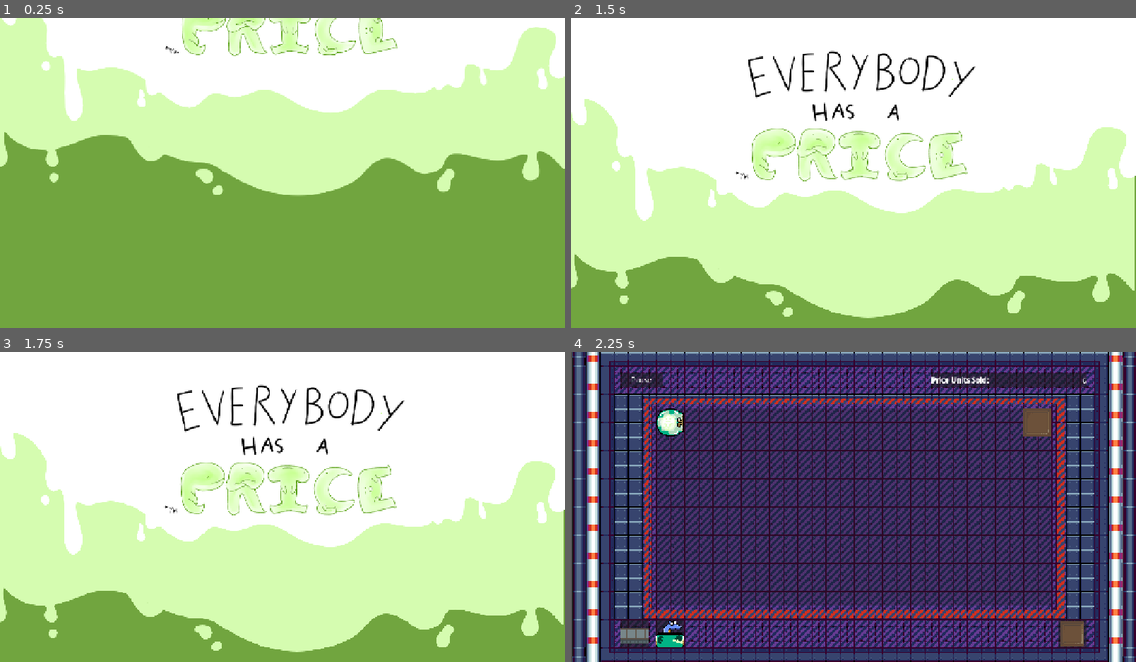
Above: before the commit, frames 1-4 (two rows, left to right).
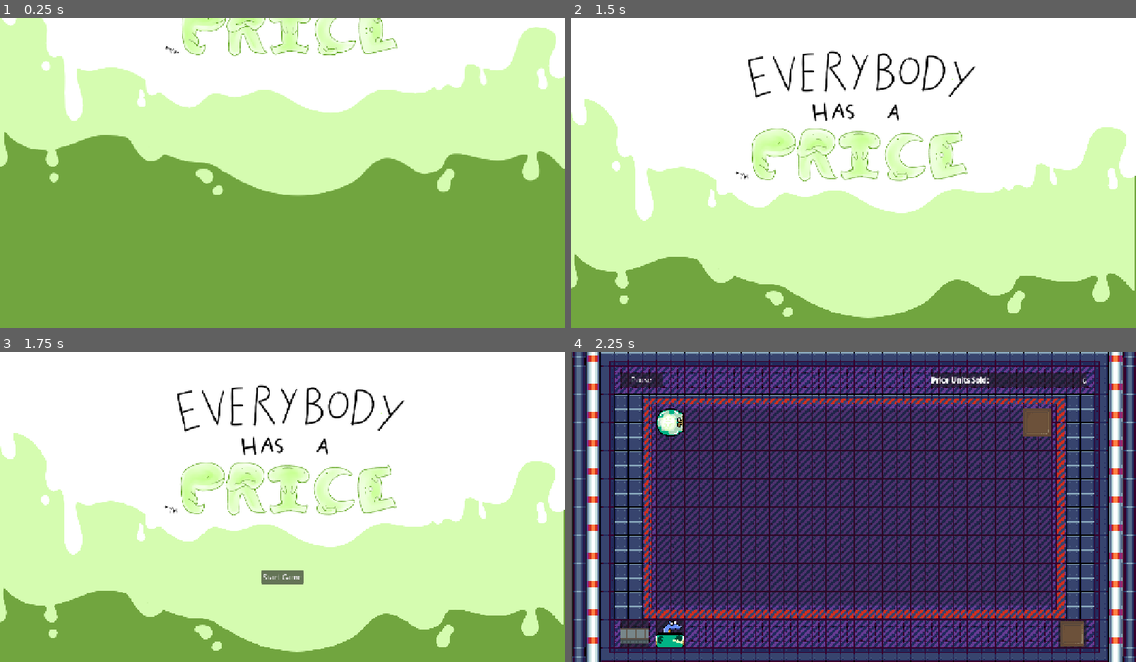
Above: after the commit, the same moments.

Repository: SemaLuna/everybodys-got-a-price
Game: Godot game, scene res://main.tscn
Two runs of this game, one before a commit and one after it. Both use one fixed random seed, a clock stepped at 60 frames per second and the inputs below.
Inputs (mouse positions are in pixels of both pictures, inside the frame that each line leads up to):
- Up to frame 1 (0.25 s): no input
- Up to frame 2 (1.5 s): no input
- Up to frame 3 (1.75 s): no input
- Up to frame 4 (2.25 s): click (853, 578) at 2 s, where only the run after the commit has a clickable "Start Game"

Frames 1-2 are identical in both runs. In frame 3, 0.4% of the frame differs, in the area x 2-58%, y 12-96%; in frame 4, nothing differs.

Commit message:
slight improvements

Diff:
--- a/ui/main_menu.gd
+++ b/ui/main_menu.gd
@@ -8,12 +8,11 @@
 func _on_start_game_pressed() -> void:
 	start_game.emit()
 
-func _on_timer_timeout() -> void:
-	startButton.visible = true
-	startButton.disabled = false
-
 func reset_main_menu():
 	startButton.visible = false
 	startButton.disabled = true
 	animatedIntro.play("default")
-	timer.start()
+
+func _on_animated_sprite_2d_animation_finished() -> void:
+	startButton.visible = true
+	startButton.disabled = false
--- a/ui/main_menu.tscn
+++ b/ui/main_menu.tscn
@@ -166,46 +166,6 @@
 [sub_resource type="AtlasTexture" id="AtlasTexture_aklg3"]
 atlas = ExtResource("2_0dkrt")
 region = Rect2(0, 5760, 1280, 720)
-
-[sub_resource type="AtlasTexture" id="AtlasTexture_mvkdo"]
-atlas = ExtResource("2_0dkrt")
-region = Rect2(1280, 5760, 1280, 720)
-
-[sub_resource type="AtlasTexture" id="AtlasTexture_8qegi"]
-atlas = ExtResource("2_0dkrt")
-region = Rect2(2560, 5760, 1280, 720)
-
-[sub_resource type="AtlasTexture" id="AtlasTexture_fv4oi"]
-atlas = ExtResource("2_0dkrt")
-region = Rect2(3840, 5760, 1280, 720)
-
-[sub_resource type="AtlasTexture" id="AtlasTexture_ekvbc"]
-atlas = ExtResource("2_0dkrt")
-region = Rect2(5120, 5760, 1280, 720)
-
-[sub_resource type="AtlasTexture" id="AtlasTexture_r51iq"]
-atlas = ExtResource("2_0dkrt")
-region = Rect2(0, 6480, 1280, 720)
-
-[sub_resource type="AtlasTexture" id="AtlasTexture_mrpjb"]
-atlas = ExtResource("2_0dkrt")
-region = Rect2(1280, 6480, 1280, 720)
-
-[sub_resource type="AtlasTexture" id="AtlasTexture_b0j0c"]
-atlas = ExtResource("2_0dkrt")
-region = Rect2(2560, 6480, 1280, 720)
-
-[sub_resource type="AtlasTexture" id="AtlasTexture_02cp7"]
-atlas = ExtResource("2_0dkrt")
-region = Rect2(3840, 6480, 1280, 720)
-
-[sub_resource type="AtlasTexture" id="AtlasTexture_1o4u6"]
-atlas = ExtResource("2_0dkrt")
-region = Rect2(5120, 6480, 1280, 720)
-
-[sub_resource type="AtlasTexture" id="AtlasTexture_loryx"]
-atlas = ExtResource("2_0dkrt")
-region = Rect2(0, 7200, 1280, 720)
 
 [sub_resource type="SpriteFrames" id="SpriteFrames_o1sgd"]
 animations = [{
@@ -332,36 +292,6 @@
 }, {
 "duration": 1.0,
 "texture": SubResource("AtlasTexture_aklg3")
-}, {
-"duration": 1.0,
-"texture": SubResource("AtlasTexture_mvkdo")
-}, {
-"duration": 1.0,
-"texture": SubResource("AtlasTexture_8qegi")
-}, {
-"duration": 1.0,
-"texture": SubResource("AtlasTexture_fv4oi")
-}, {
-"duration": 1.0,
-"texture": SubResource("AtlasTexture_ekvbc")
-}, {
-"duration": 1.0,
-"texture": SubResource("AtlasTexture_r51iq")
-}, {
-"duration": 1.0,
-"texture": SubResource("AtlasTexture_mrpjb")
-}, {
-"duration": 1.0,
-"texture": SubResource("AtlasTexture_b0j0c")
-}, {
-"duration": 1.0,
-"texture": SubResource("AtlasTexture_02cp7")
-}, {
-"duration": 1.0,
-"texture": SubResource("AtlasTexture_1o4u6")
-}, {
-"duration": 1.0,
-"texture": SubResource("AtlasTexture_loryx")
 }],
 "loop": 0,
 "name": &"default",
@@ -403,10 +333,5 @@
 text = "Start Game
 "
 
-[node name="Timer" type="Timer" parent="." unique_id=1388591241]
-wait_time = 2.0
-one_shot = true
-autostart = true
-
+[connection signal="animation_finished" from="AnimatedSprite2D" to="." method="_on_animated_sprite_2d_animation_finished"]
 [connection signal="pressed" from="StartGame" to="." method="_on_start_game_pressed"]
-[connection signal="timeout" from="Timer" to="." method="_on_timer_timeout"]
